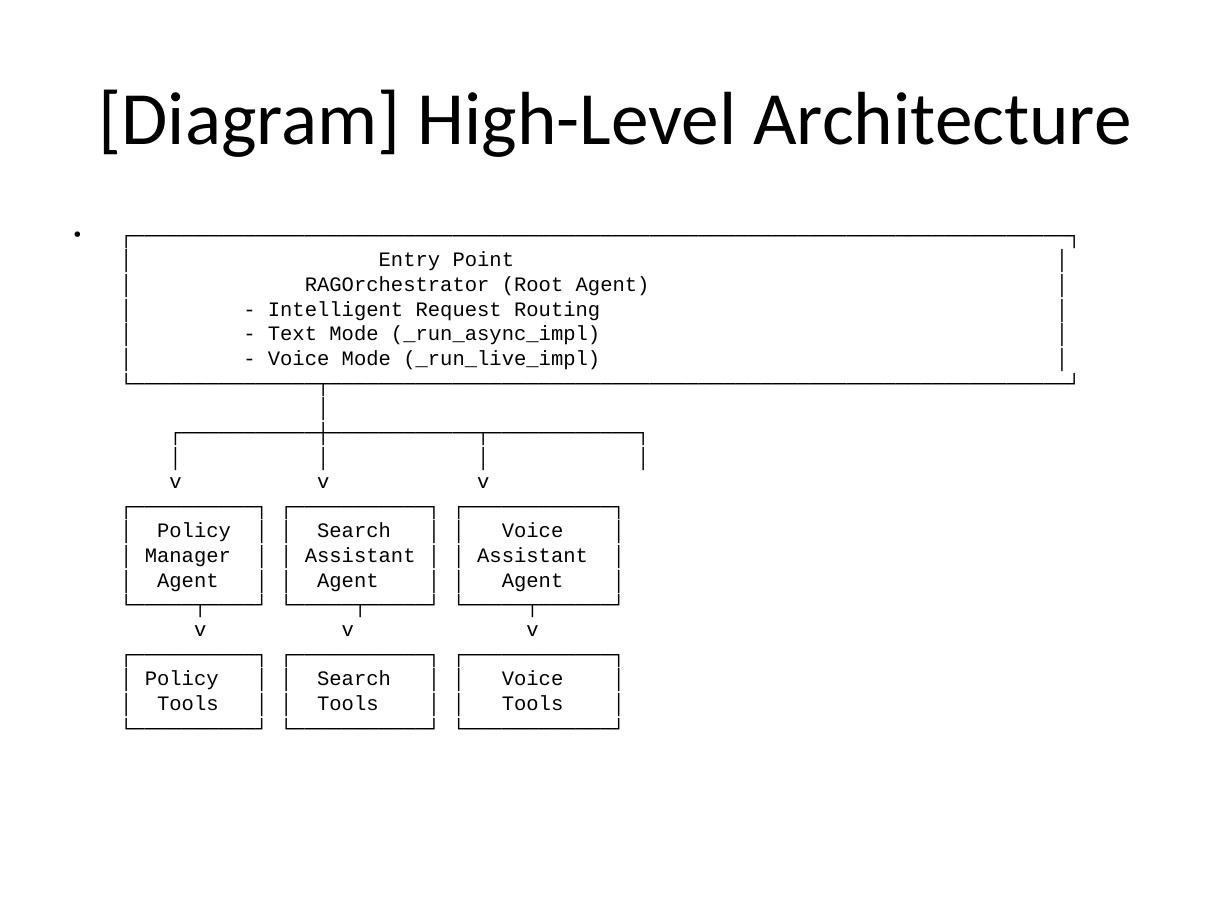
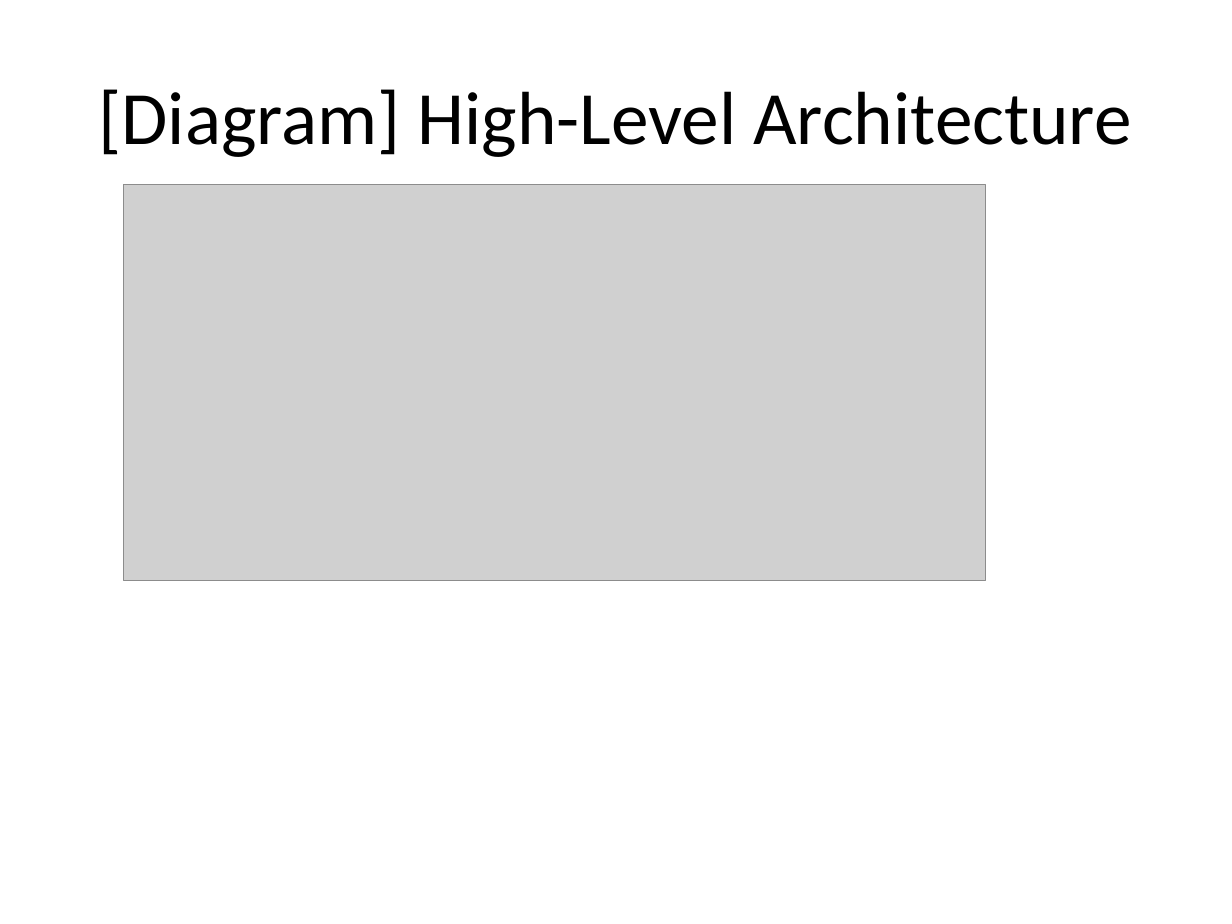
Before and after one commit to bhargavraju49/VoiceAgent, a slide deck: slide 6 of VoiceAgent_Hackathon_Presentation.pptx. Drawn at 1232x924 pixels with LibreOffice and Linux fonts; fonts in the diff are those of the drawing; grey boxes stand for pictures. Boxes give left, top, right and bottom in pixels: in the first picture for what was removed or moved away, otherwise in the second. Text is boxed around its words. In the diff, an @@ line names an element or a change of style, - is before the commit and + after.

Commit message:
Update PPT: add images and technical/business explanations

```diff
--- a/VoiceAgent_Hackathon_Presentation.pptx
+++ b/VoiceAgent_Hackathon_Presentation.pptx
@@ picture added at <box>123,185,986,580</box> @@
@@ text removed at <box>145,252,650,711</box> @@
-• ┌────────────────────────────────────────────────────────────────────────────┐
-  │ Entry Point │
-  │ RAGOrchestrator (Root Agent) │
-  │ - Intelligent Request Routing │
-  │ - Text Mode (_run_async_impl) │
-  │ - Voice Mode (_run_live_impl) │
-  └───────────────┬────────────────────────────────────────────────────────────┘
-  │
-  ┌───────────┼────────────┬────────────┐
-  │ │ │ │
-  v v v
-  ┌──────────┐ ┌───────────┐ ┌────────────┐
-  │ Policy │ │ Search │ │ Voice │
-  │ Manager │ │ Assistant │ │ Assistant │
-  │ Agent │ │ Agent │ │ Agent │
-  └─────┬────┘ └─────┬─────┘ └─────┬──────┘
-  v v v
-  ┌──────────┐ ┌───────────┐ ┌────────────┐
-  │ Policy │ │ Search │ │ Voice │
-  │ Tools │ │ Tools │ │ Tools │
-  └──────────┘ └───────────┘ └────────────┘
```
Also in this commit, not shown: 2 other slides changed, 2 slides added, 1 slide removed.
